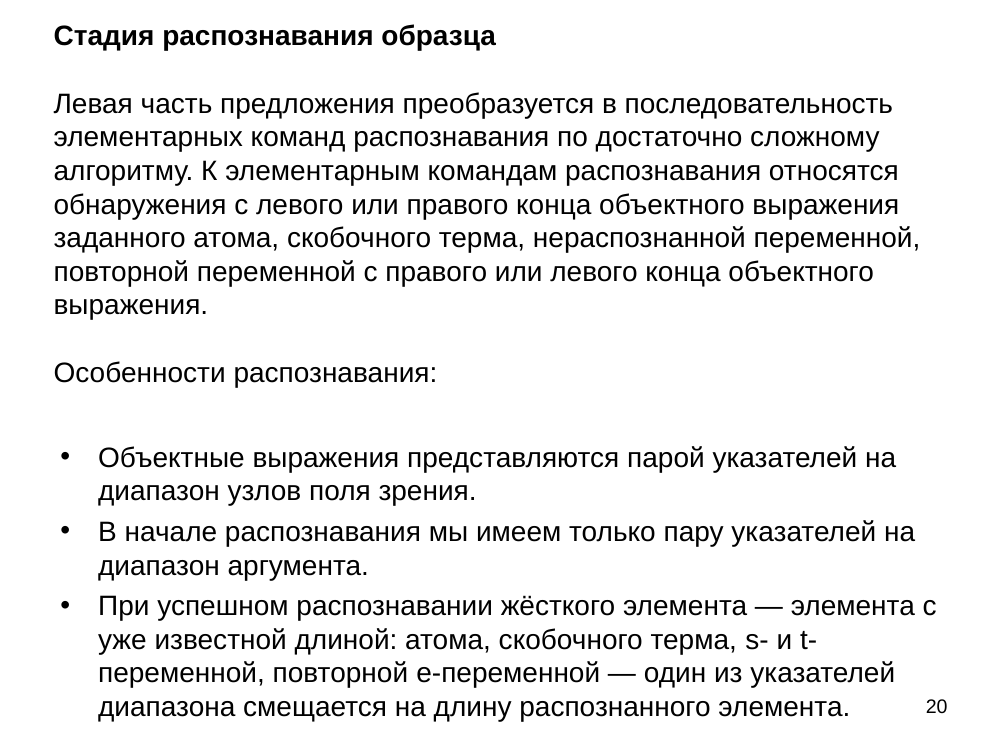
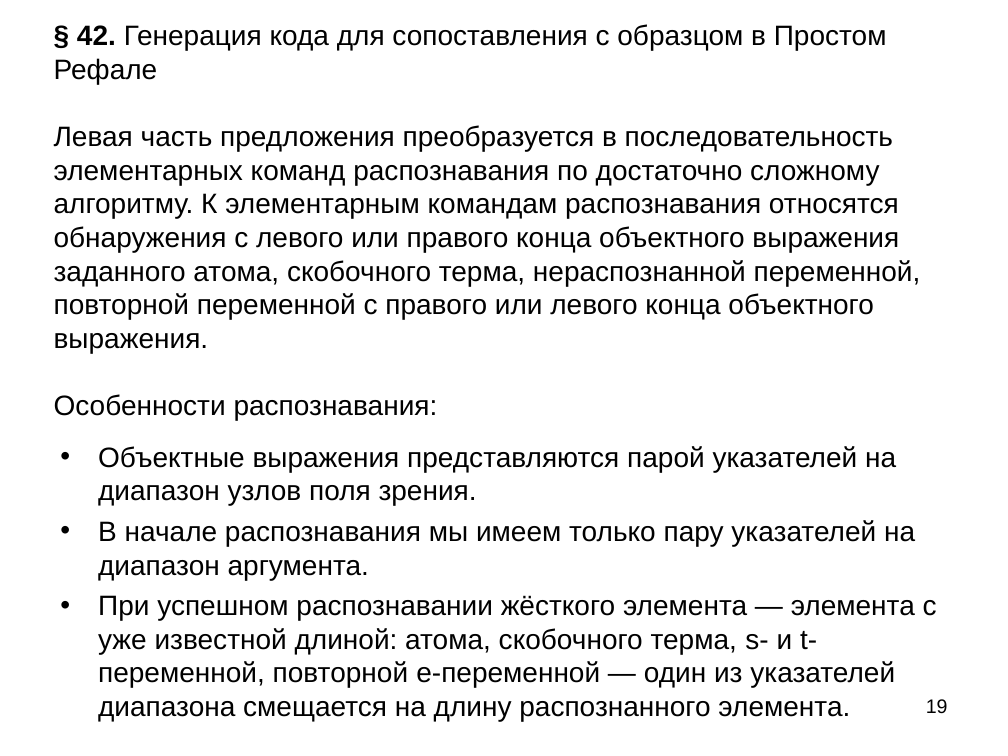
Before and after one commit to bmstu-iu9/refal-5-lambda, a slide deck: slide 19 of doc/Компилятор Простого Рефала.ppt (slide 20 before the commit). Drawn at 1008x756 pixels with LibreOffice and Linux fonts; fonts in the diff are those of the drawing. Boxes give left, top, right and bottom in pixels: in the first picture for what was removed or moved away, otherwise in the second. Text is boxed around its words. In the diff, an @@ line names an element or a change of style, - is before the commit and + after.

```diff
--- a/doc/Компилятор Простого Рефала.ppt
+++ b/doc/Компилятор Простого Рефала.ppt
@@ text at (54, 24, 921, 420): text changed @@
-Стадия распознавания образца
-Левая часть предложения преобразуется в последовательность элементарных команд распознавания по достаточно сложному алгоритму. К элементарным командам распознавания относятся обнаружения с левого или правого конца объектного выражения заданного атома, скобочного терма, нераспознанной переменной, повторной переменной с правого или левого конца объектного выражения.
-Особенности распознавания:
+§ 42. Генерация кода для сопоставления с образцом в Простом Рефале
+Левая часть предложения преобразуется в последовательность элементарных команд распознавания по достаточно сложному алгоритму. К элементарным командам распознавания относятся обнаружения с левого или правого конца объектного выражения заданного атома, скобочного терма, нераспознанной переменной, повторной переменной с правого или левого конца объектного выражения.
+Особенности распознавания:
@@ page number at (926, 699, 948, 714): text changed @@
-20
+19
```
Also in this commit, not shown: 9 other slides changed, 3 slides added, 5 slides removed, 4 other files.
